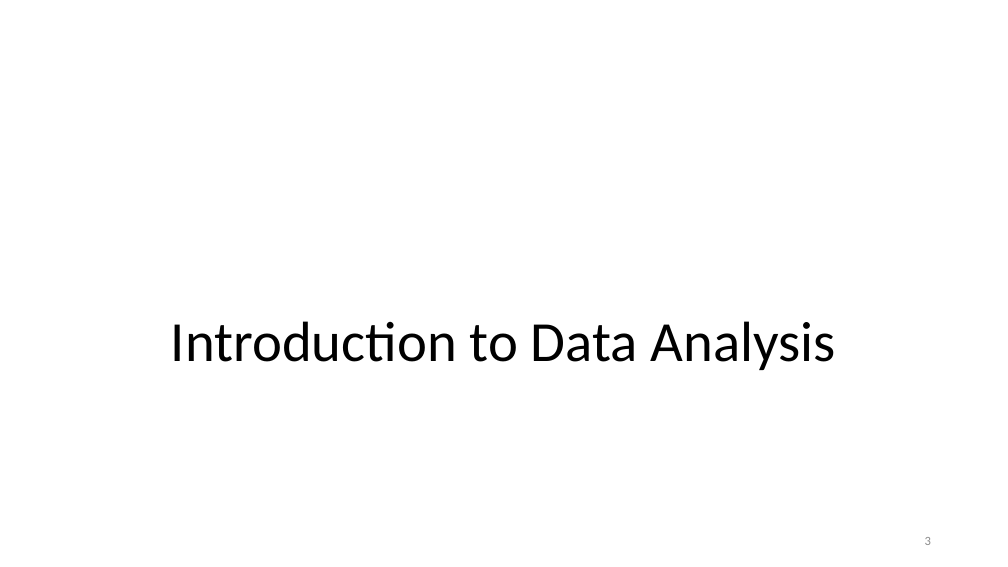
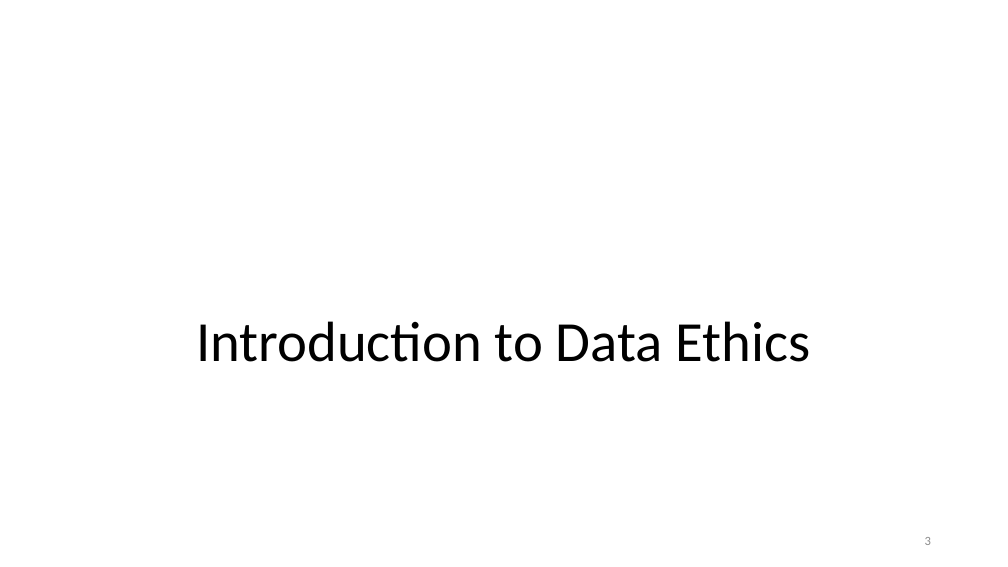
Before and after one commit to malenezi/malenezi, a slide deck: slide 3 of IS466/Lectures/7-DEP/Data Ethics and Privacy.pptx. Drawn at 1008x567 pixels with LibreOffice and Linux fonts; fonts in the diff are those of the drawing. Boxes give left, top, right and bottom in pixels: in the first picture for what was removed or moved away, otherwise in the second. Text is boxed around its words. In the diff, an @@ line names an element or a change of style, - is before the commit and + after.

```diff
--- a/IS466/Lectures/7-DEP/Data Ethics and Privacy.pptx
+++ b/IS466/Lectures/7-DEP/Data Ethics and Privacy.pptx
@@ title at box(196, 321, 811, 362): text changed @@
-Introduction to Data Analysis
+Introduction to Data Ethics
```
Also in this commit, not shown: 2 other slides changed, 52 slides added, 2 other files.
